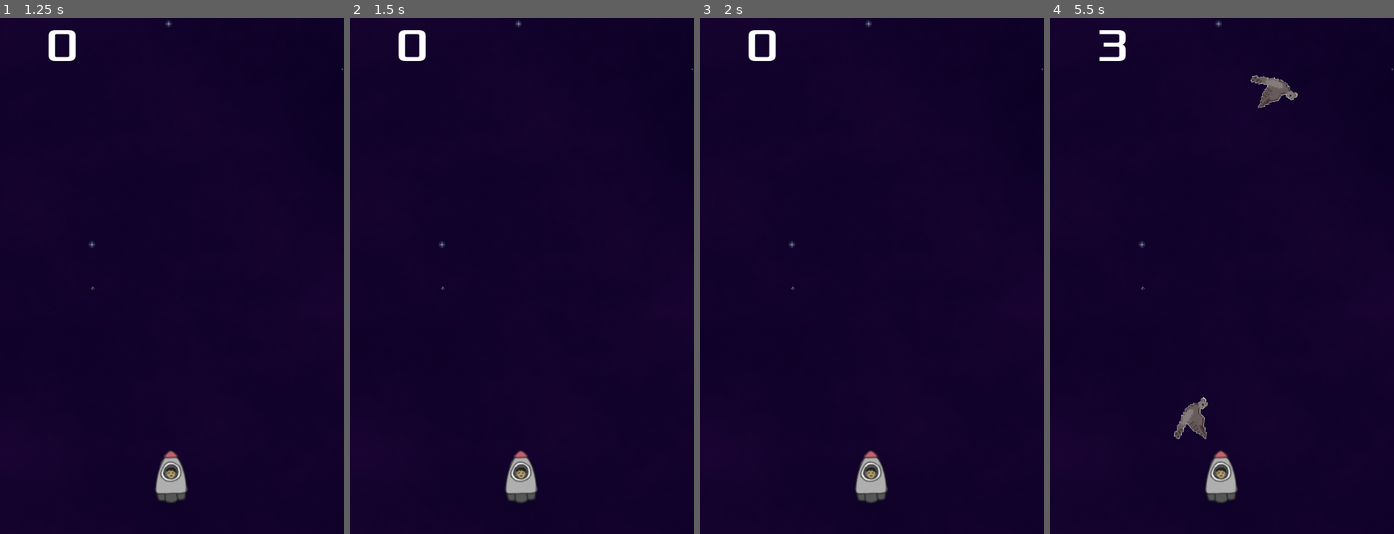
Above: before the commit, frames 1-4 (left to right).
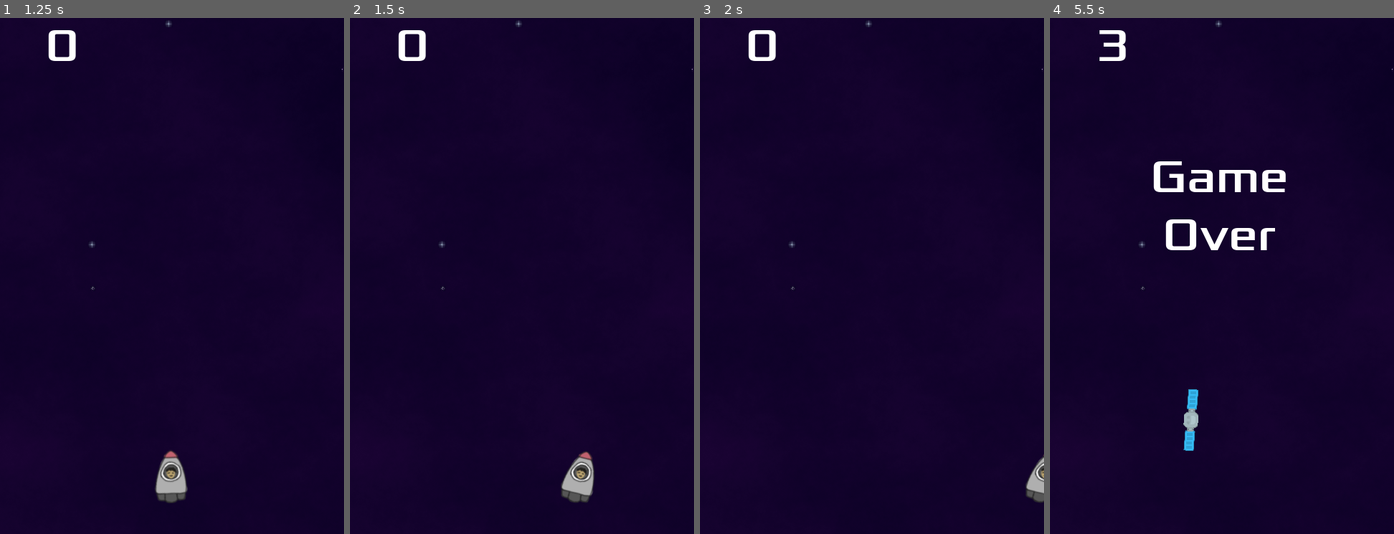
Above: after the commit, the same moments.

Repository: siddydutta/DYHTG-2024-SpaceEscape
Game: Godot game, scene res://main.tscn
The game is run twice, just before and just after one commit, with the same random seed, the same clock (stepped at 60 frames per second) and the same inputs.
Inputs:
- Up to frame 1 (1.25 s): click "Launch Rocket" at 0.5 s
- Up to frame 2 (1.5 s): tap Enter at 1.25 s; hold Right (move_right) from 1.28 s (still down)
- Up to frame 3 (2 s): keep holding Right (move_right)
- Up to frame 4 (5.5 s): release Right (move_right) at 2.03 s; hold Left (move_left) 2.03-2.78 s; hold Right (move_right) 2.78-4.28 s; hold Left (move_left) from 4.28 s (still down)

Frame 1 is identical in both runs. In frame 2, 1.4% of the frame differs, in the area x 45-72%, y 83-95%; in frame 3, 1.0%; in frame 4, 3.5%, in the area x 30-73%, y 11-95%.

Commit message:
Changed Sprite to Satelite

Diff:
--- a/mob.tscn
+++ b/mob.tscn
@@ -1,39 +1,45 @@
 [gd_scene load_steps=6 format=3 uid="uid://bsd05luwllfjk"]
 
-[ext_resource type="Texture2D" uid="uid://datkjweq1auv2" path="res://art/bird-1.png" id="1_bjq7h"]
 [ext_resource type="Script" path="res://mob.gd" id="1_vwjby"]
-[ext_resource type="Texture2D" uid="uid://bgxj24pc60dpo" path="res://art/bird-2.png" id="2_bl85m"]
+[ext_resource type="Texture2D" uid="uid://cxgfqppbj3rjt" path="res://Sprites 2/Station/spaceStation_024.png" id="2_vm4hf"]
+[ext_resource type="Texture2D" uid="uid://dkj6nltdrogxe" path="res://Sprites 2/Station/spaceStation_025.png" id="3_c2rjm"]
 
 [sub_resource type="SpriteFrames" id="SpriteFrames_moe2g"]
 animations = [{
 "frames": [{
 "duration": 1.0,
-"texture": ExtResource("1_bjq7h")
-}, {
-"duration": 1.0,
-"texture": ExtResource("2_bl85m")
+"texture": ExtResource("2_vm4hf")
 }],
 "loop": true,
-"name": &"Falling",
+"name": &"Space_Station_Blue",
+"speed": 5.0
+}, {
+"frames": [{
+"duration": 1.0,
+"texture": ExtResource("3_c2rjm")
+}],
+"loop": true,
+"name": &"Space_Station_White",
 "speed": 5.0
 }]
 
-[sub_resource type="CapsuleShape2D" id="CapsuleShape2D_vbppe"]
-radius = 21.0
-height = 42.0
+[sub_resource type="CapsuleShape2D" id="CapsuleShape2D_otvtr"]
+radius = 8.99996
+height = 88.0
 
 [node name="Mob" type="RigidBody2D" groups=["mobs"]]
 collision_mask = 0
 script = ExtResource("1_vwjby")
 
 [node name="AnimatedSprite2D" type="AnimatedSprite2D" parent="."]
-scale = Vector2(0.75, 0.75)
+scale = Vector2(0.25, 0.25)
 sprite_frames = SubResource("SpriteFrames_moe2g")
-animation = &"Falling"
+animation = &"Space_Station_Blue"
 metadata/_edit_group_ = true
 
 [node name="CollisionShape2D" type="CollisionShape2D" parent="."]
-shape = SubResource("CapsuleShape2D_vbppe")
+rotation = 1.5708
+shape = SubResource("CapsuleShape2D_otvtr")
 metadata/_edit_group_ = true
 
 [node name="VisibleOnScreenNotifier2D" type="VisibleOnScreenNotifier2D" parent="."]
--- a/player.gd
+++ b/player.gd
@@ -3,7 +3,7 @@
 signal power_up_collected  # For when the player collects a power-up
 
 @export var speed = 400 # How fast the player will move (pixels/sec).
-@export var gesture_flag = true
+@export var gesture_flag = false
 var screen_size # Size of the game window.
 var server: UDPServer
 
